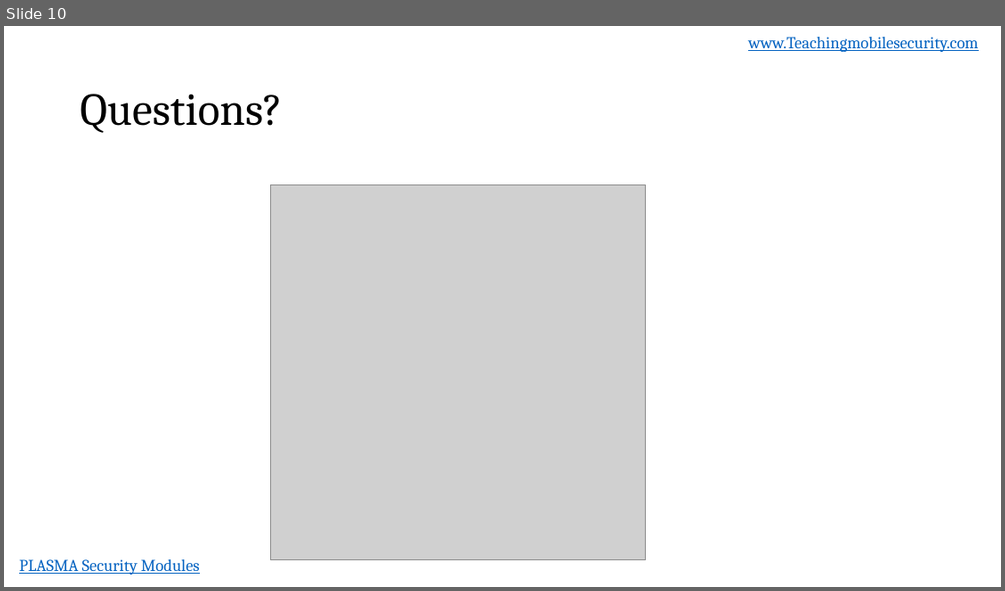
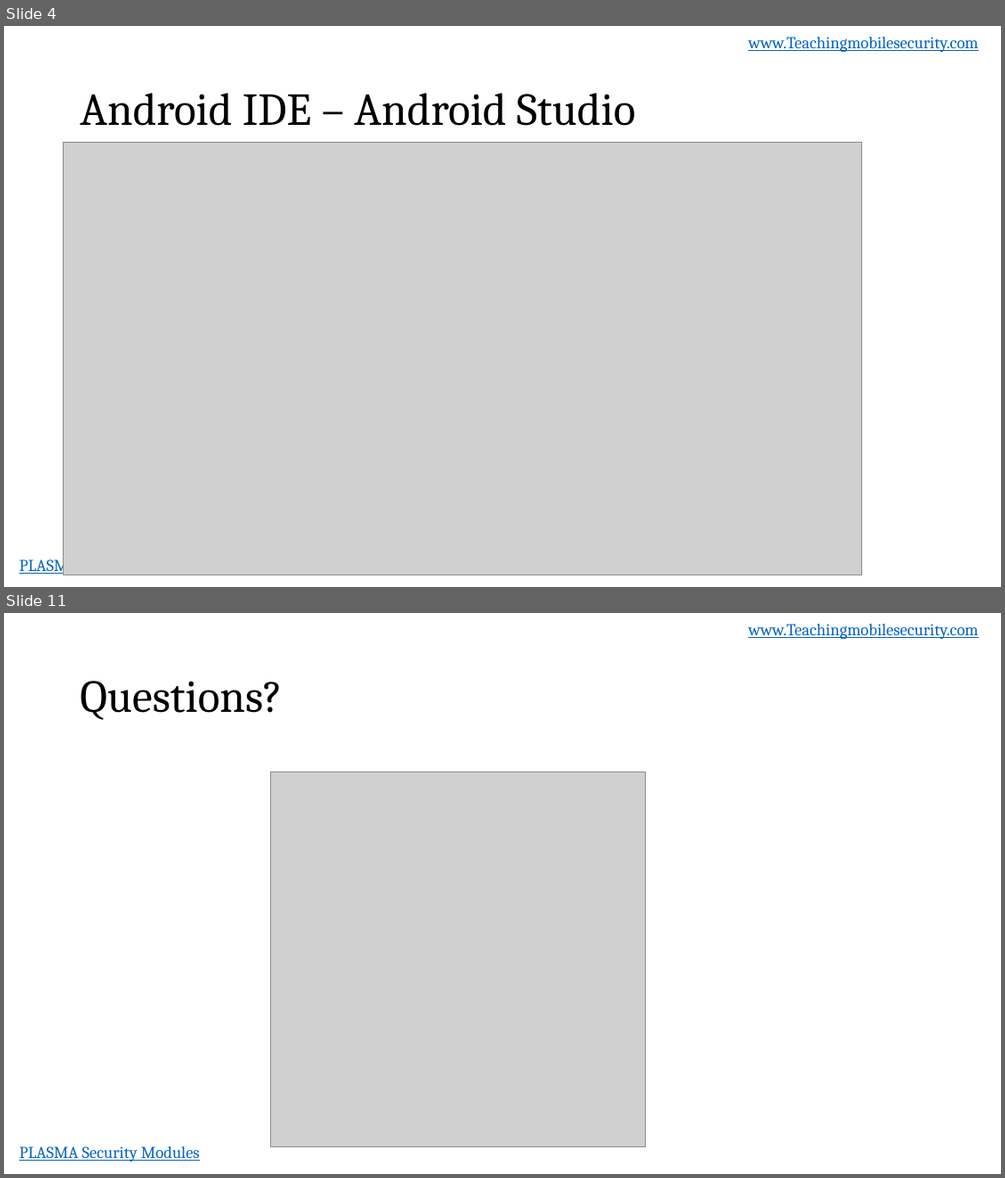
Before and after one commit to dan7800/VulnerableAndroidAppOracle, a slide deck: Vulnerabilities/AndroidIntro/AndroidIntroduction.pptx. Shown one above the other, each under a label of ours: slide 10 before the commit, slides 4 and 11 after it; the slides between them are not shown. The pictures are 1005x591 and 1005x1178 pixels, drawn with LibreOffice and Linux fonts; fonts in the diff are those of the drawing; grey boxes stand for pictures; background and template pictures are left out. Boxes give left, top, right and bottom in pixels: in the first picture for what was removed or moved away, otherwise in the second. Text is boxed around its words. In the diff, an @@ line names an element or a change of style, - is before the commit and + after.

```diff
--- a/Vulnerabilities/AndroidIntro/AndroidIntroduction.pptx
+++ b/Vulnerabilities/AndroidIntro/AndroidIntroduction.pptx
@@ slide 4 added at [4, 26, 1001, 587], background #FFFFFF; not listed: 2 template elements that a slide beside it also shows @@
@@ title added at [80, 93, 635, 126], 44 pt, text #000000 @@
+Android IDE – Android Studio
@@ picture added at [63, 142, 862, 575] @@
@@ what was slide 10 is now slide 11 @@
```
Also in this commit, not shown: 2 slides changed, 7 other slides added, 7 slides removed.
